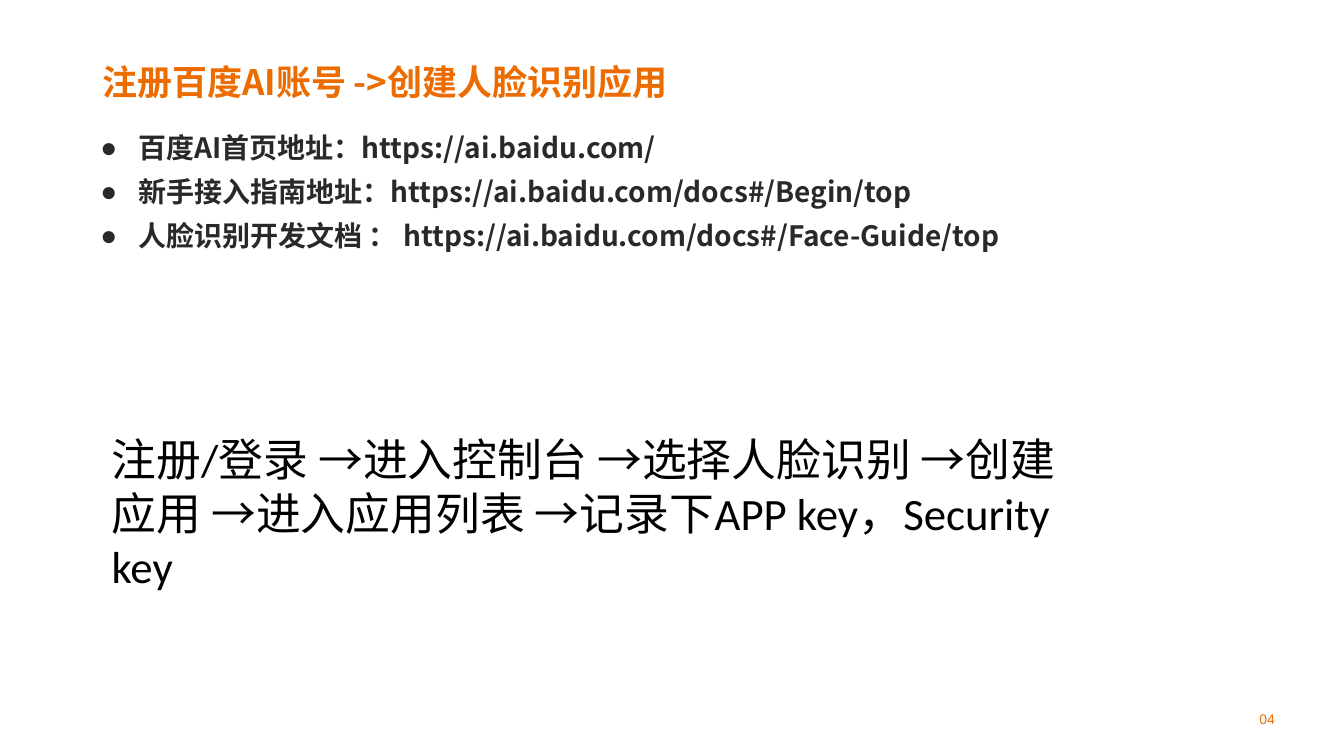
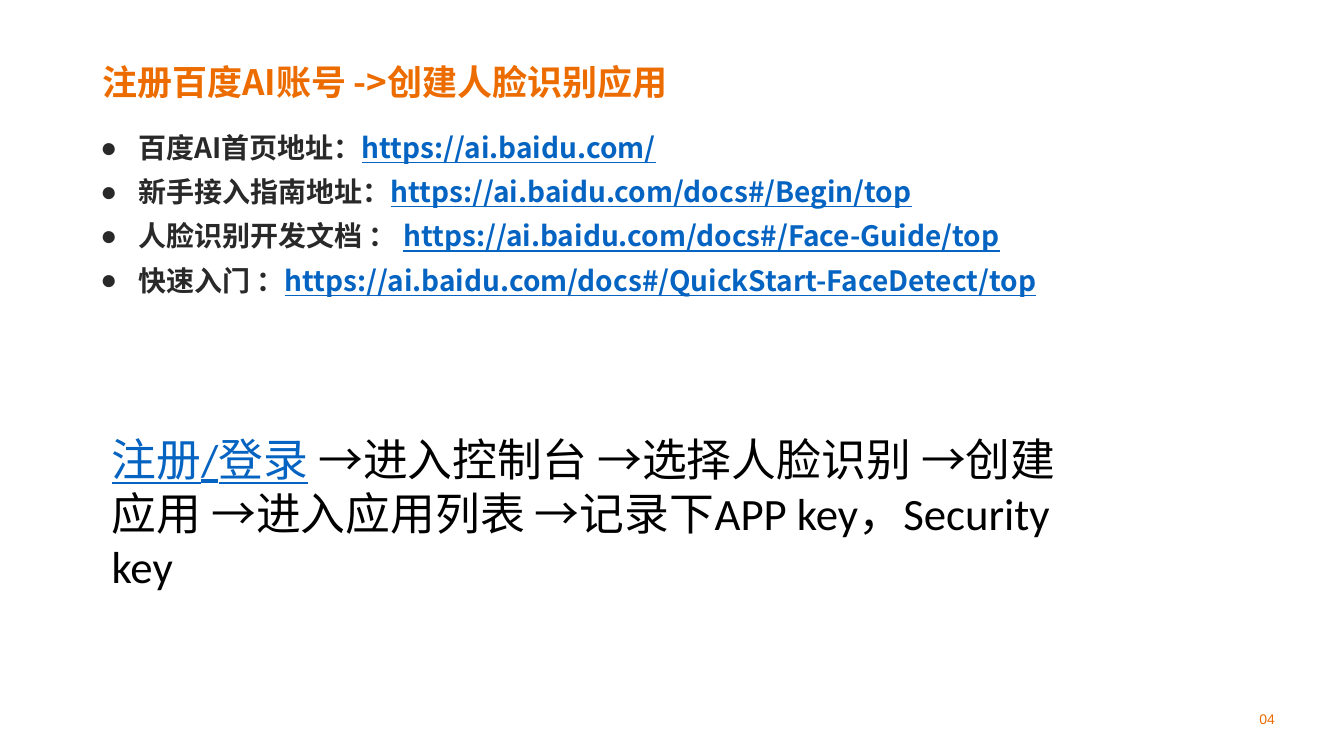
Before and after one commit to XiuyeXYE/BaiDuAI, a slide deck: slide 3 of BaiduAI.pptx. Drawn at 1344x756 pixels with LibreOffice and Linux fonts; fonts in the diff are those of the drawing; background and template pictures are left out. Boxes give left, top, right and bottom in pixels: in the first picture for what was removed or moved away, otherwise in the second. Text is boxed around its words. In the diff, an @@ line names an element or a change of style, - is before the commit and + after.

```diff
--- a/BaiduAI.pptx
+++ b/BaiduAI.pptx
@@ text at bbox=[138, 134, 999, 252]: text colour #292929 to #0563C1, underline on in "百度AI首页地址：https://ai.baidu.com/", "新手接入指南地址：https://ai.baidu.com/docs#/Begin/top", "https://ai.baidu.com/docs#/Face-Guide/top" @@
@@ text at bbox=[138, 267, 1037, 297]: paragraph added @@
+● 快速入门 ：https://ai.baidu.com/docs#/QuickStart-FaceDetect/top
@@ text "注册/登录 →进入控制台 →选择人脸识别 →创建应用 →进入应用列表 ..." at bbox=[112, 438, 1055, 591]: text colour #000000 to #0563C1, underline on in "注册/登录" @@
```
Also in this commit, not shown: 5 other slides changed, 7 slides added, 5 slides removed, 5 other files.
